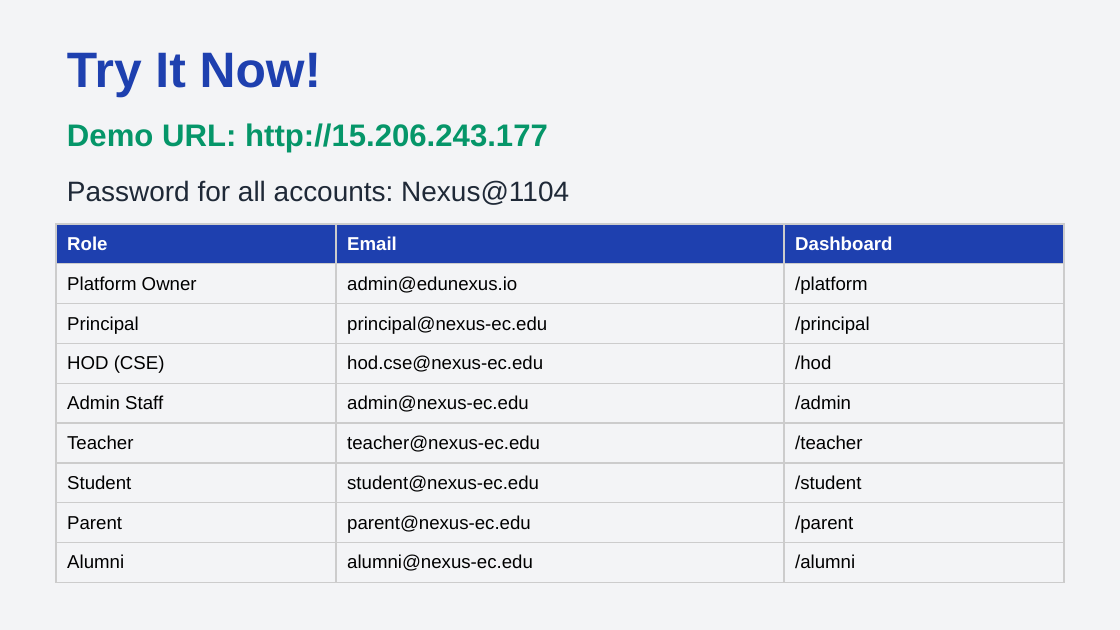
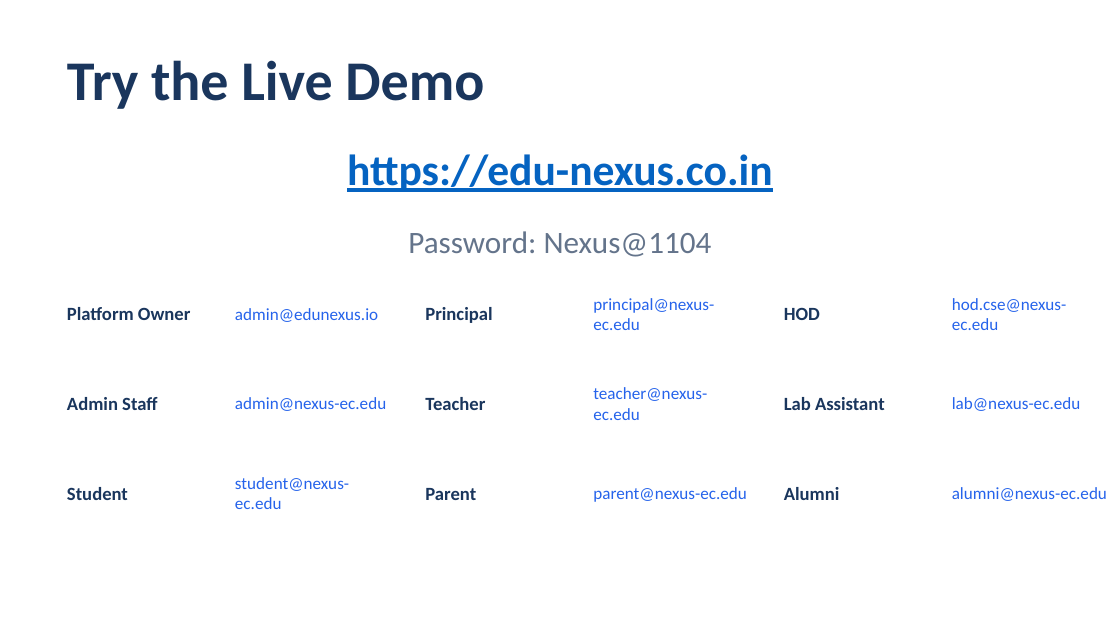
Before and after one commit to gsriramve/edunexus, a slide deck: slide 10 of EduNexus-Sales-Pitch.pptx. Drawn at 1120x630 pixels with LibreOffice and Linux fonts; fonts in the diff are those of the drawing. Boxes give left, top, right and bottom in pixels: in the first picture for what was removed or moved away, otherwise in the second. Text is boxed around its words. In the diff, an @@ line names an element or a change of style, - is before the commit and + after.

```diff
--- a/EduNexus-Sales-Pitch.pptx
+++ b/EduNexus-Sales-Pitch.pptx
@@ rectangle removed at (x1=0, y1=0, x2=1120, y2=629) @@
@@ text at (x1=67, y1=60, x2=484, y2=109): text changed; size 32 to 36 pt; font Arial to Calibri; text colour #1E40AF to #1A365D @@
-Try It Now!
+Try the Live Demo
@@ text removed at (x1=67, y1=123, x2=548, y2=153) @@
-Demo URL: http://15.206.243.177
@@ text added at (x1=347, y1=154, x2=773, y2=192), 28 pt, text #0563C1, bold, underline @@
+https://edu-nexus.co.in
@@ table removed at (x1=56, y1=224, x2=1064, y2=582), 9 rows, 3 columns @@
-Role | Email | Dashboard
-Platform Owner | admin@edunexus.io | /platform
-Principal | principal@nexus-ec.edu | /principal
-HOD (CSE) | hod.cse@nexus-ec.edu | /hod
-Admin Staff | admin@nexus-ec.edu | /admin
-Teacher | teacher@nexus-ec.edu | /teacher
-Student | student@nexus-ec.edu | /student
-Parent | parent@nexus-ec.edu | /parent
-Alumni | alumni@nexus-ec.edu | /alumni
@@ text at (x1=408, y1=231, x2=712, y2=257): text changed; size 18 to 20 pt; font Arial to Calibri; text colour #1F2937 to #64748B @@
-Password for all accounts: Nexus@1104
+Password: Nexus@1104
@@ text added at (x1=593, y1=298, x2=714, y2=330), 11 pt, text #2563EB @@
+principal@nexus-ec.edu
@@ text added at (x1=952, y1=298, x2=1067, y2=330), 11 pt, text #2563EB @@
+hod.cse@nexus-ec.edu
@@ text added at (x1=67, y1=307, x2=191, y2=320), 12 pt, text #1A365D, bold @@
+Platform Owner
@@ text added at (x1=235, y1=308, x2=378, y2=322), 11 pt, text #2563EB @@
+admin@edunexus.io
@@ text added at (x1=425, y1=307, x2=492, y2=323), 12 pt, text #1A365D, bold @@
+Principal
@@ text added at (x1=784, y1=307, x2=820, y2=320), 12 pt, text #1A365D, bold @@
+HOD
@@ text added at (x1=593, y1=387, x2=707, y2=420), 11 pt, text #2563EB @@
+teacher@nexus-ec.edu
@@ text added at (x1=67, y1=397, x2=157, y2=410), 12 pt, text #1A365D, bold @@
+Admin Staff
@@ text added at (x1=235, y1=397, x2=386, y2=411), 11 pt, text #2563EB @@
+admin@nexus-ec.edu
@@ text added at (x1=425, y1=397, x2=485, y2=410), 12 pt, text #1A365D, bold @@
+Teacher
@@ text added at (x1=784, y1=397, x2=885, y2=410), 12 pt, text #1A365D, bold @@
+Lab Assistant
@@ text added at (x1=952, y1=397, x2=1081, y2=411), 11 pt, text #2563EB @@
+lab@nexus-ec.edu
@@ text added at (x1=235, y1=477, x2=349, y2=509), 11 pt, text #2563EB @@
+student@nexus-ec.edu
@@ text added at (x1=67, y1=487, x2=128, y2=500), 12 pt, text #1A365D, bold @@
+Student
@@ text added at (x1=425, y1=488, x2=476, y2=500), 12 pt, text #1A365D, bold @@
+Parent
@@ text added at (x1=593, y1=487, x2=747, y2=502), 11 pt, text #2563EB @@
+parent@nexus-ec.edu
@@ text added at (x1=784, y1=487, x2=840, y2=500), 12 pt, text #1A365D, bold @@
+Alumni
@@ text added at (x1=952, y1=487, x2=1107, y2=501), 11 pt, text #2563EB @@
+alumni@nexus-ec.edu
```
Also in this commit, not shown: 10 slides added, 10 slides removed, 7 other files.
